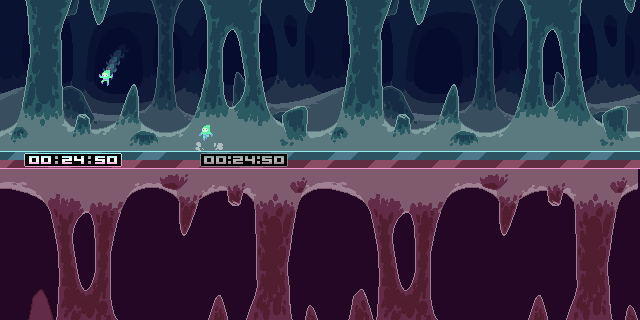
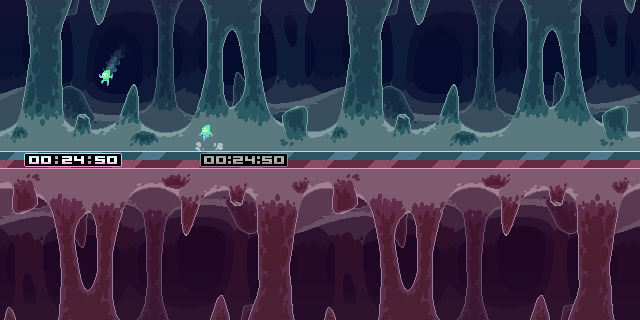
Before/after of a 640px x 320px layered artwork. What changed in the layer stack:
renamed "gradient" to "gradients", showed it, opacity 26% → 100%, blend overlay → hard light, painted on it over (0, 0, 640, 320)
added layer "bottom layer 0" in group "other stuff" over (0, 169, 640, 320)
added layer "bottom layer 1" in group "other stuff" over (0, 169, 640, 320)
added layer "bottom layer 2" in group "other stuff" over (0, 169, 640, 320)
added layer "bottom layer 3" in group "other stuff" over (0, 169, 640, 320)
renamed "bottom" to "background bottom", painted on it over (0, 169, 640, 320)
moved "top layer 1" above "Hue/Saturation 2" over (0, 0, 640, 83)
